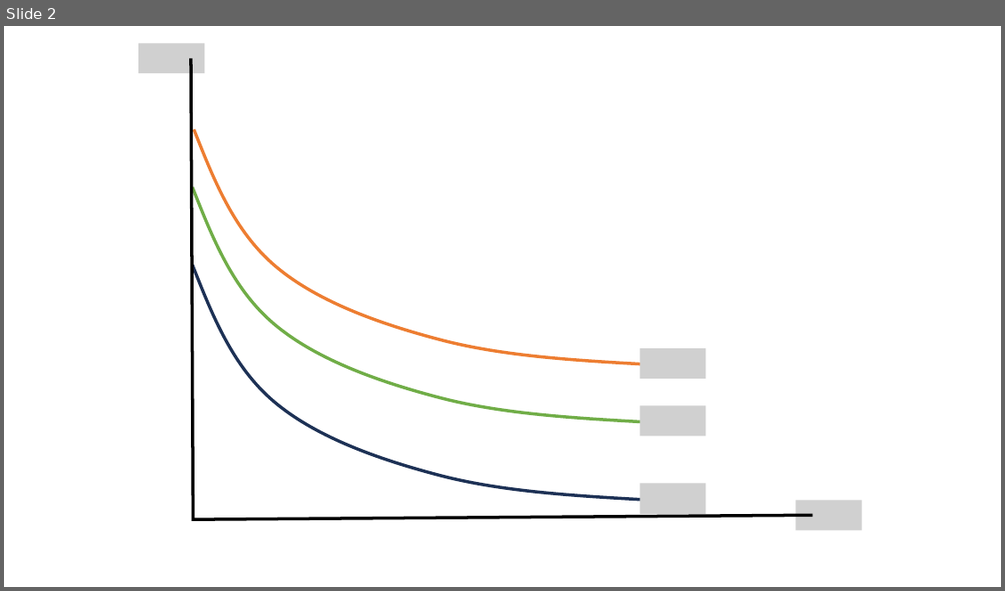
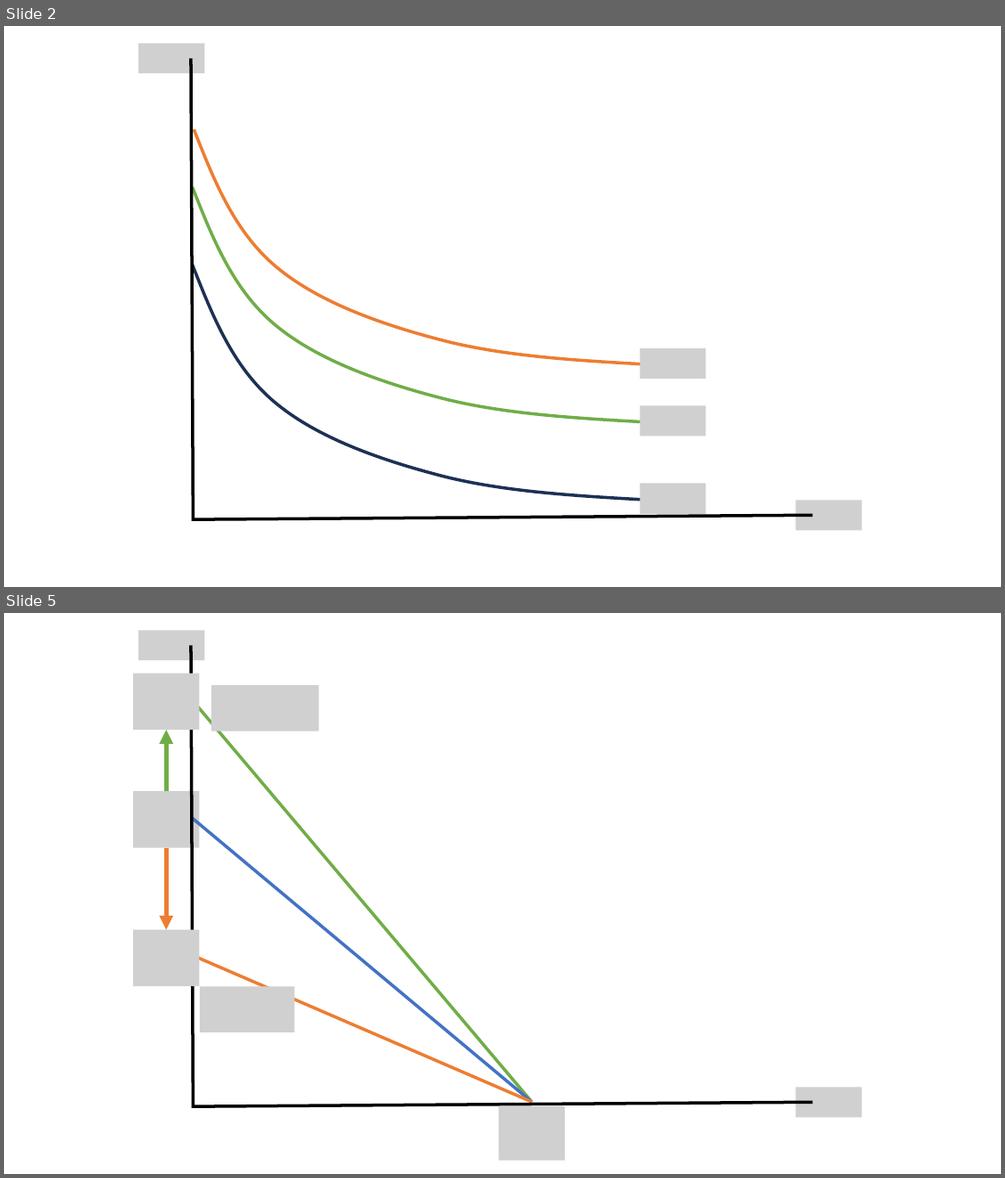
Before and after one commit to jrojas1003/EC-311, a slide deck: Slides/graph-maker.pptx. Shown one above the other, each under a label of ours: slide 2 before the commit, slides 2 and 5 after it; the slides between them are not shown. The pictures are 1005x591 and 1005x1178 pixels, drawn with LibreOffice and Linux fonts; fonts in the diff are those of the drawing; grey boxes stand for pictures. Boxes give left, top, right and bottom in pixels: in the first picture for what was removed or moved away, otherwise in the second. Text is boxed around its words. In the diff, an @@ line names an element or a change of style, - is before the commit and + after.

```diff
--- a/Slides/graph-maker.pptx
+++ b/Slides/graph-maker.pptx
@@ slide 5 added at <box>4,613,1001,1174</box>, background #FFFFFF @@
@@ picture added at <box>138,630,204,660</box> @@
@@ freeform shape added at <box>191,645,812,1107</box>, outline #000000 3 pt @@
@@ picture added at <box>133,673,199,730</box> @@
@@ picture added at <box>211,686,319,732</box> @@
@@ line added from (193, 700) to (532, 1102), #70AD47 3 pt @@
@@ arrow added from (166, 791) to (166, 730), #70AD47 4.5 pt @@
@@ picture added at <box>133,791,199,848</box> @@
@@ line added from (193, 818) to (532, 1102), #4472C4 3 pt @@
@@ arrow added from (166, 848) to (166, 929), #ED7D31 4.5 pt @@
@@ picture added at <box>133,929,199,986</box> @@
@@ line added from (195, 957) to (532, 1102), #ED7D31 3 pt @@
@@ picture added at <box>200,986,295,1032</box> @@
@@ picture added at <box>796,1087,862,1117</box> @@
@@ picture added at <box>499,1107,565,1160</box> @@
```
Also in this commit, not shown: 2 other slides added.
